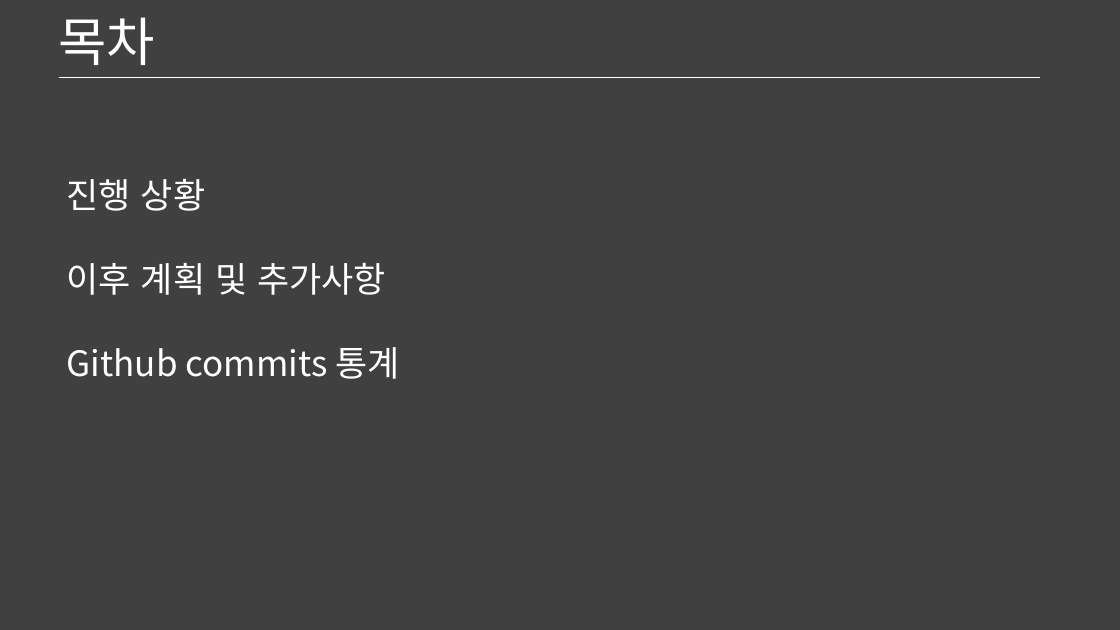
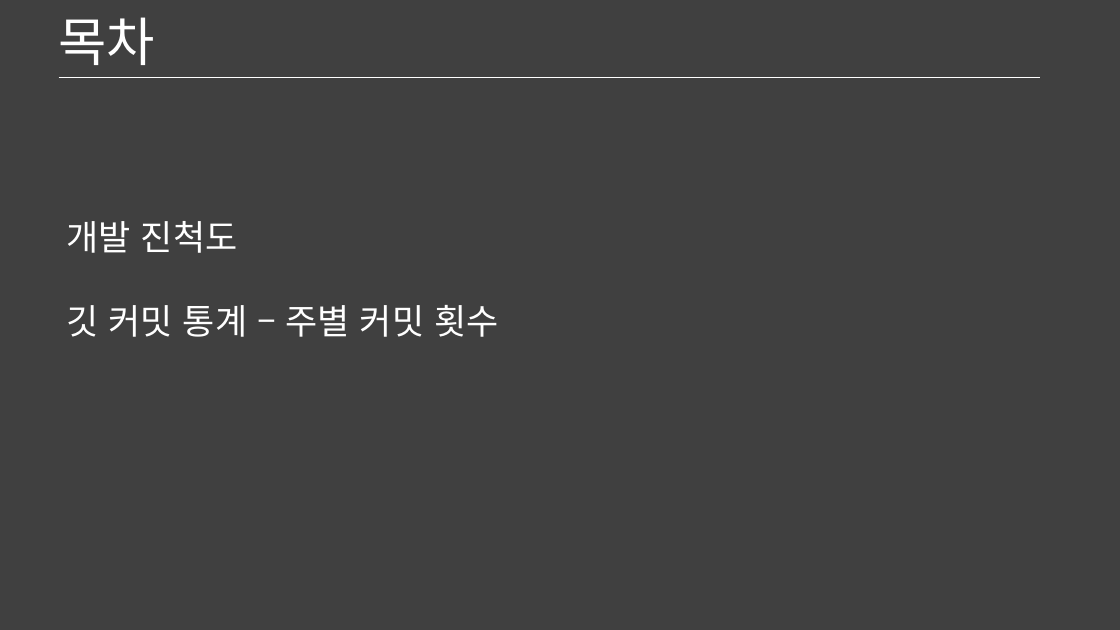
Before and after one commit to froggorf/2019180031_2DGP_Project, a slide deck: slide 2 of 3rd_project/2019180031_2DGP_2nd_project_ppt.pptx. Drawn at 1120x630 pixels with LibreOffice and Linux fonts; fonts in the diff are those of the drawing. Boxes give left, top, right and bottom in pixels: in the first picture for what was removed or moved away, otherwise in the second. Text is boxed around its words. In the diff, an @@ line names an element or a change of style, - is before the commit and + after.

```diff
--- a/3rd_project/2019180031_2DGP_2nd_project_ppt.pptx
+++ b/3rd_project/2019180031_2DGP_2nd_project_ppt.pptx
@@ text at box(67, 221, 498, 337): text changed @@
-진행 상황
-이후 계획 및 추가사항
-Github commits 통계
+개발 진척도
+깃 커밋 통계 – 주별 커밋 횟수
```
Also in this commit, not shown: 3 other slides changed, 1 slide removed, 9 other files.
